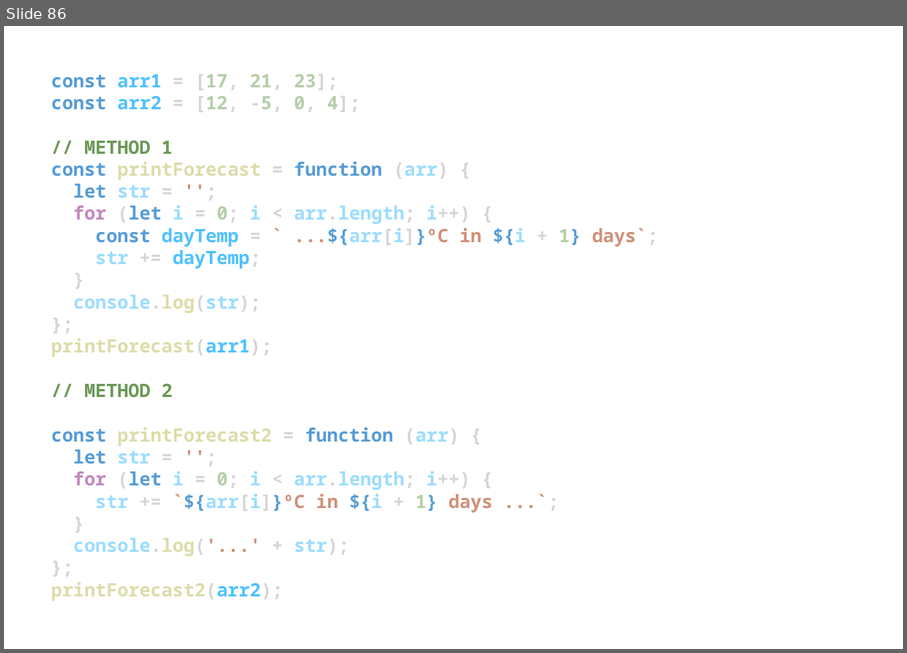
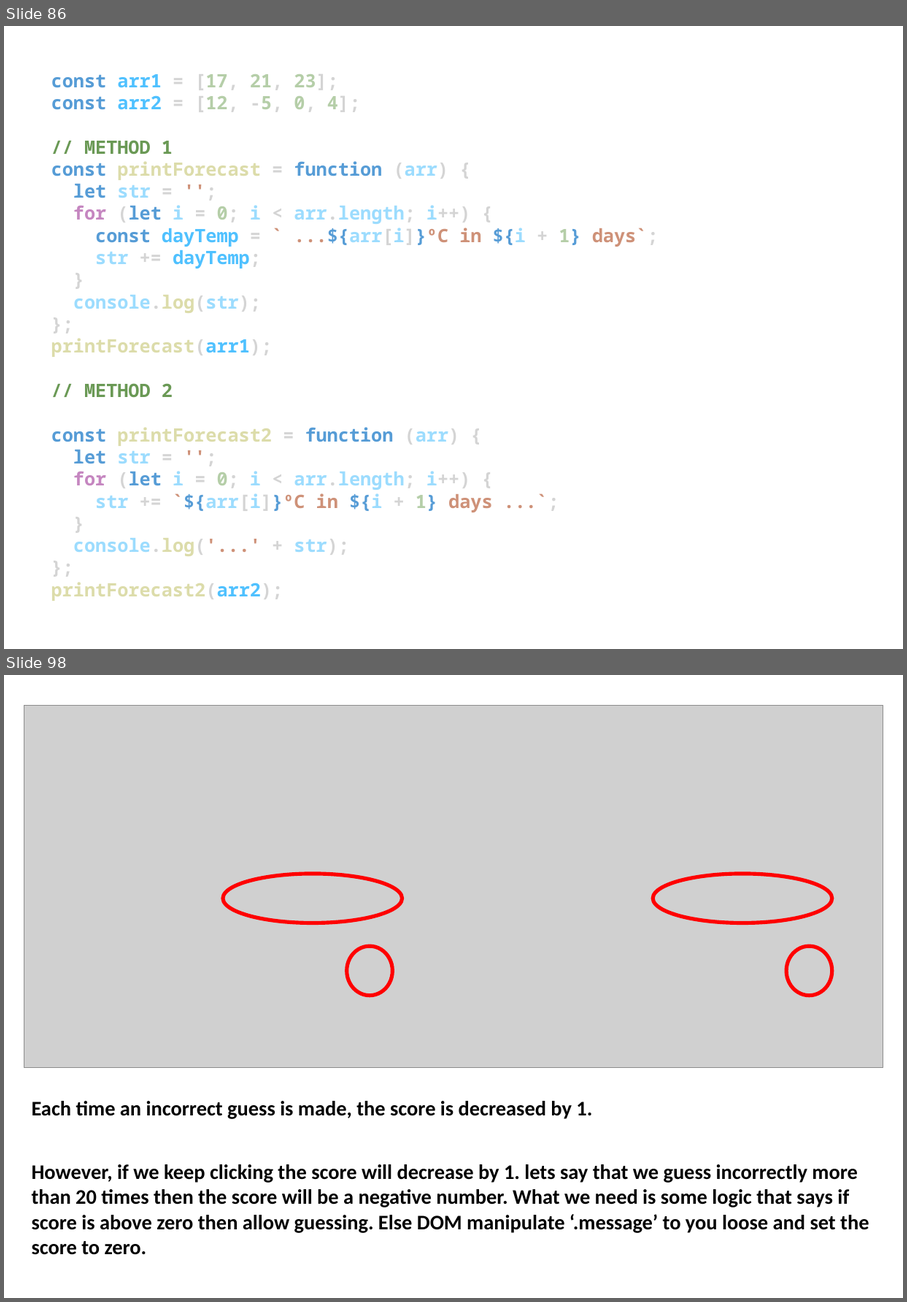
Before and after one commit to EL-EL-BCN/Complete-Javascript-Course, a slide deck: complete-javascript-course.pptx. Shown one above the other, each under a label of ours: slide 86 before the commit, slides 86 and 98 after it; the slides between them are not shown. The pictures are 907x653 and 907x1302 pixels, drawn with LibreOffice and Linux fonts; fonts in the diff are those of the drawing; grey boxes stand for pictures. Boxes give left, top, right and bottom in pixels: in the first picture for what was removed or moved away, otherwise in the second. Text is boxed around its words. In the diff, an @@ line names an element or a change of style, - is before the commit and + after.

Commit message:
guess the number game complete

```diff
--- a/complete-javascript-course.pptx
+++ b/complete-javascript-course.pptx
@@ slide 98 added at (4, 675, 903, 1298), background #FFFFFF @@
@@ picture added at (24, 705, 884, 1068) @@
@@ ellipse added at (223, 874, 403, 922), outline #FF0000 3.25 pt @@
@@ ellipse added at (654, 874, 833, 922), outline #FF0000 3.25 pt @@
@@ ellipse added at (347, 946, 392, 995), outline #FF0000 3.25 pt @@
@@ ellipse added at (787, 946, 833, 995), outline #FF0000 3.25 pt @@
@@ text added at (32, 1101, 869, 1255), 18 pt, text #000000, bold @@
+Each time an incorrect guess is made, the score is decreased by 1.
+However, if we keep clicking the score will decrease by 1. lets say that we guess incorrectly more than 20 times then the score will be a negative number. What we need is some logic that says if score is above zero then allow guessing. Else DOM manipulate ‘.message’ to you loose and set the score to zero.
```
Also in this commit, not shown: 2 slides changed, 26 other slides added, 9 other files.
